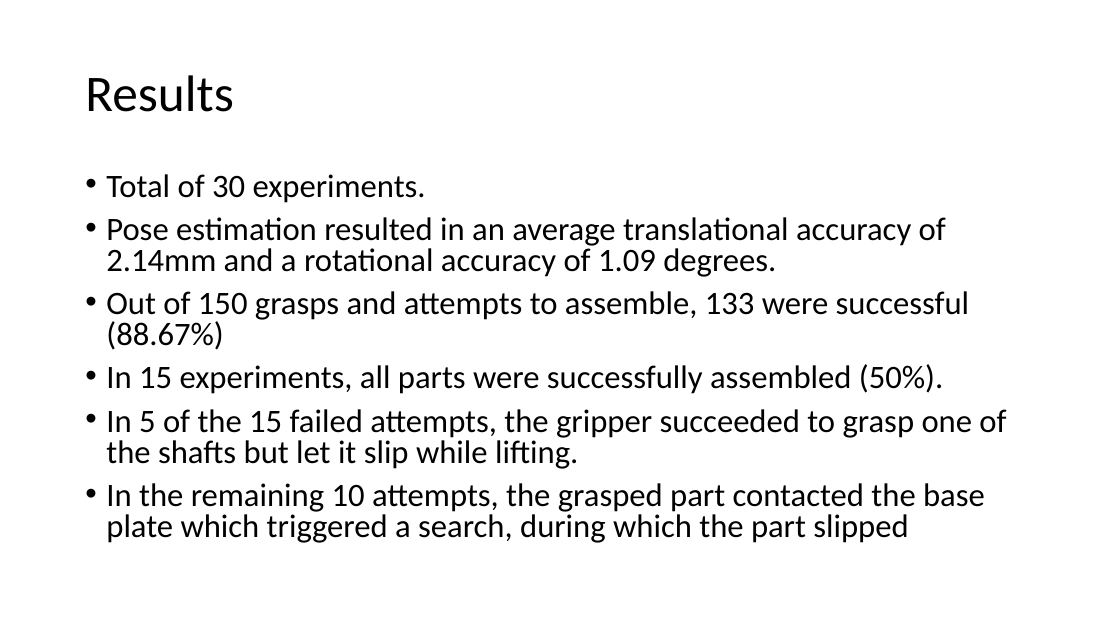
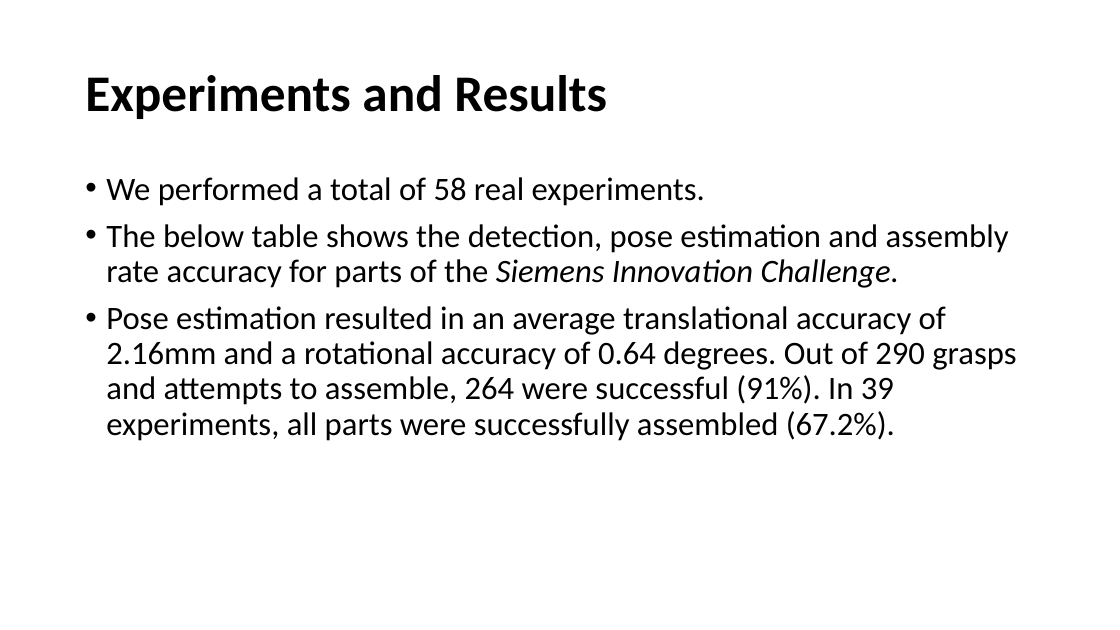
Before and after one commit to farjon/IRS_course, a slide deck: slide 8 of FinalProject/FinalProject.pptx (slide 5 before the commit). Drawn at 1120x630 pixels with LibreOffice and Linux fonts; fonts in the diff are those of the drawing. Boxes give left, top, right and bottom in pixels: in the first picture for what was removed or moved away, otherwise in the second. Text is boxed around its words. In the diff, an @@ line names an element or a change of style, - is before the commit and + after.

```diff
--- a/FinalProject/FinalProject.pptx
+++ b/FinalProject/FinalProject.pptx
@@ title at box(85, 75, 607, 119): text changed; bold on @@
-Results
+Experiments and Results
@@ text at box(106, 177, 1016, 441): text changed @@
-• Total of 30 experiments.
-• Pose estimation resulted in an average translational accuracy of 2.14mm and a rotational accuracy of 1.09 degrees.
-• Out of 150 grasps and attempts to assemble, 133 were successful (88.67%)
-• In 15 experiments, all parts were successfully assembled (50%).
-• In 5 of the 15 failed attempts, the gripper succeeded to grasp one of the shafts but let it slip while lifting.
-• In the remaining 10 attempts, the grasped part contacted the base plate which triggered a search, during which the part slipped
+• We performed a total of 58 real experiments.
+• The below table shows the detection, pose estimation and assembly rate accuracy for parts of the Siemens Innovation Challenge.
+• Pose estimation resulted in an average translational accuracy of 2.16mm and a rotational accuracy of 0.64 degrees. Out of 290 grasps and attempts to assemble, 264 were successful (91%). In 39 experiments, all parts were successfully assembled (67.2%).
```
Also in this commit, not shown: 4 other slides changed, 5 slides added, 1 slide removed, 10 other files.
